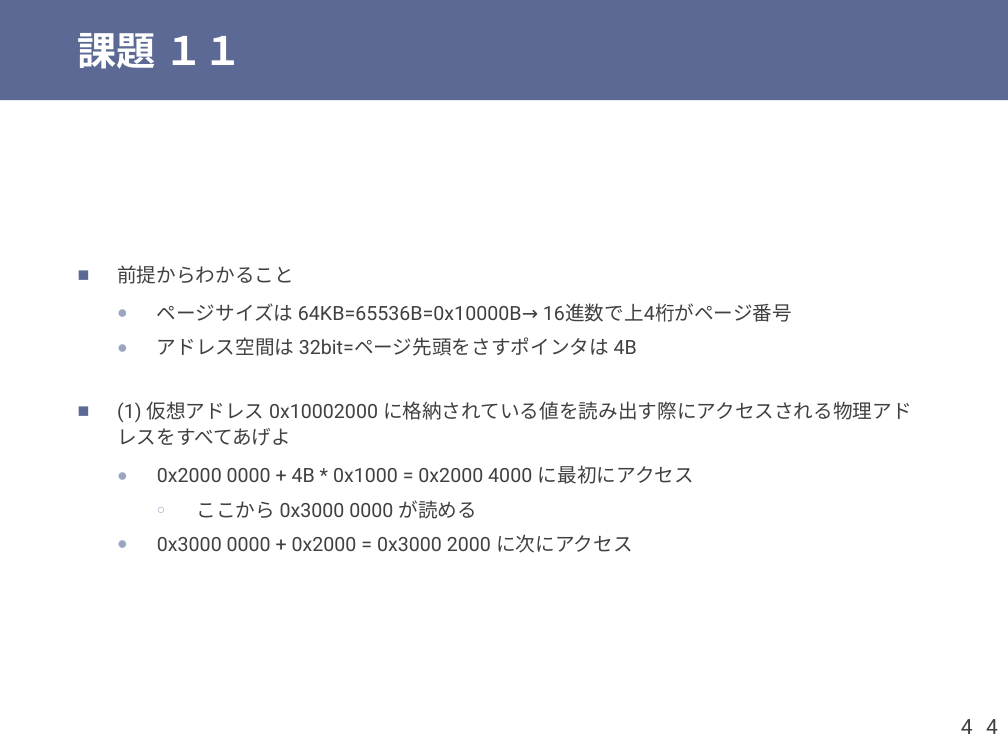
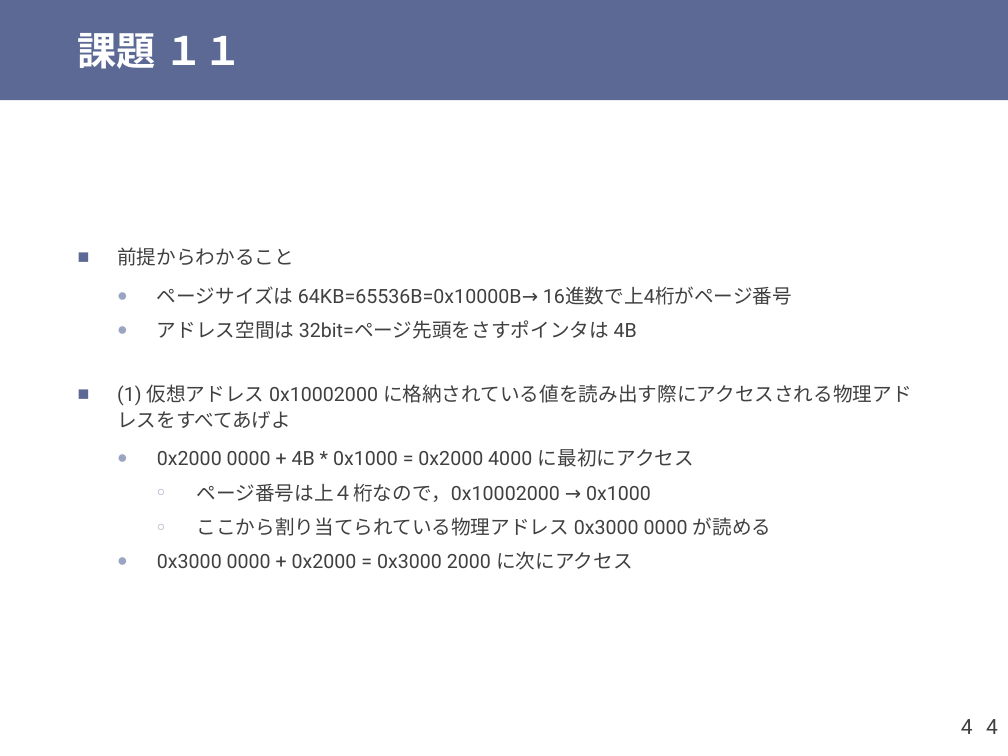
Before and after one commit to shioyadan/otya-computer-architecture-i, a slide deck: slide 4 of cai-shioya-12.pptx. Drawn at 1008x756 pixels with LibreOffice and Linux fonts; fonts in the diff are those of the drawing. Boxes give left, top, right and bottom in pixels: in the first picture for what was removed or moved away, otherwise in the second. Text is boxed around its words. In the diff, an @@ line names an element or a change of style, - is before the commit and + after.

```diff
--- a/cai-shioya-12.pptx
+++ b/cai-shioya-12.pptx
@@ text at [197,483,771,536]: text changed @@
-    ○ ここから 0x3000 0000 が読める
+    ○ ページ番号は上４桁なので，0x10002000 → 0x1000
+    ○ ここから割り当てられている物理アドレス 0x3000 0000 が読める
```
Also in this commit, not shown: 21 other slides changed, 2 slides added, 15 slides removed, 1 other file.
